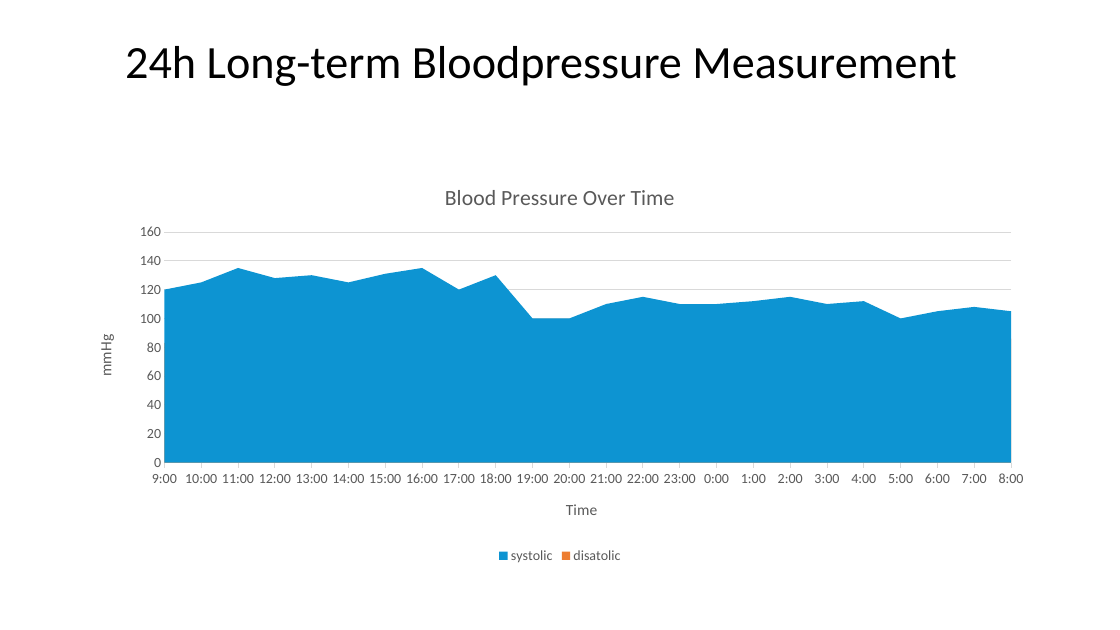
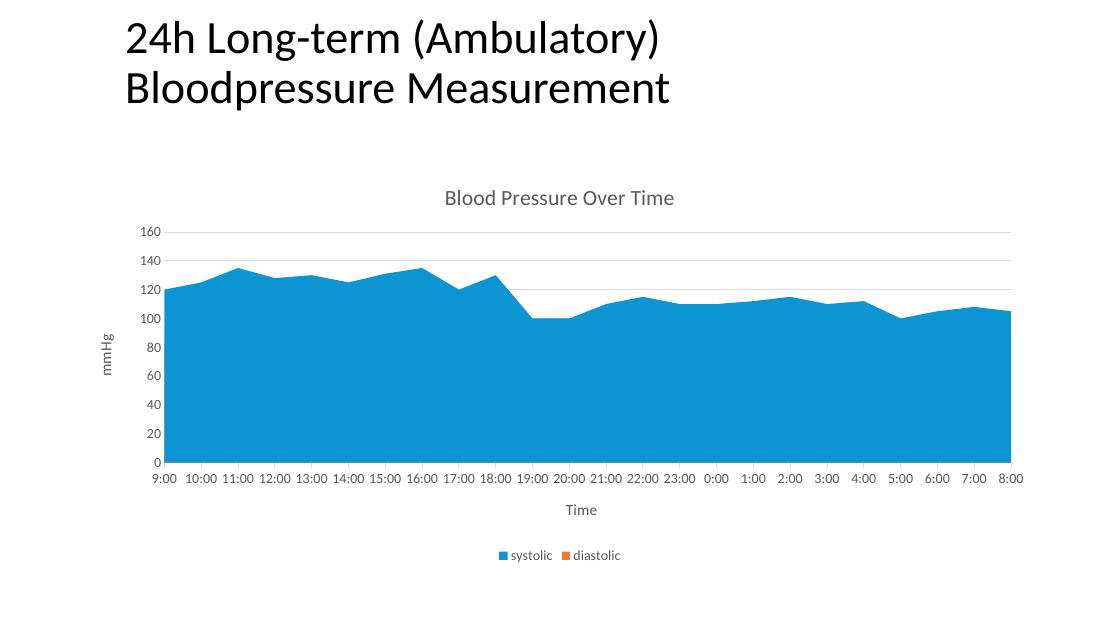
Before and after one commit to frankoemig/bloodpressure, a slide deck: slide 8 of input/images-source/Drawings.pptm. Drawn at 1120x630 pixels with LibreOffice and Linux fonts; fonts in the diff are those of the drawing. Boxes give left, top, right and bottom in pixels: in the first picture for what was removed or moved away, otherwise in the second. Text is boxed around its words. In the diff, an @@ line names an element or a change of style, - is before the commit and + after.

```diff
--- a/input/images-source/Drawings.pptm
+++ b/input/images-source/Drawings.pptm
@@ title at box(125, 19, 670, 111): text changed @@
-24h Long-term Bloodpressure Measurement
+24h Long-term (Ambulatory)
+Bloodpressure Measurement
@@ area chart at box(77, 168, 1044, 568) @@
-disatolic: 83, 88, 102, 100, 98, 85, 98, 98, 90, 110, 85, 90, 85, 85, 85, 85, 90, 92, 88, 85, 83, 85, 87, 86
+diastolic: 83, 88, 102, 100, 98, 85, 98, 98, 90, 110, 85, 90, 85, 85, 85, 85, 90, 92, 88, 85, 83, 85, 87, 86
```
Also in this commit, not shown: 15 other files.
